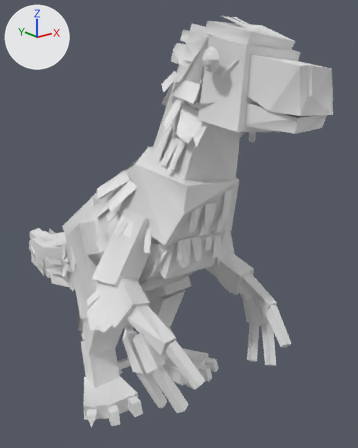
An edit to the FBX model assets/blender/theri.fbx, drawn before and after from the same camera.
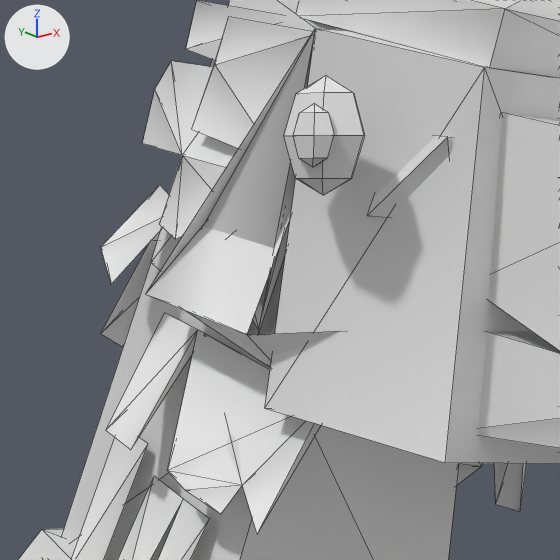
Each version appears first whole from a 50 mm camera at (-0.0527, -0.0806, 0.0363) aimed at (0.0106, -0.0015, 0.0047), and next in a close-up on the part from 39% to 73% of the width and 7% to 34% of the height. Lighting does not change. The marker at upper left points along +X, +Y and +Z. The first two pictures are the older version. The close-ups show mesh edges as thin lines. Where no turn or scale is listed for an object, it has been applied to the vertices.

Before the edit, the objects in view are built like this:
```python
me_theri_body_009 = bpy.data.meshes.new('theri_Body.009')
me_theri_body_009.from_pydata(...)  # 664 vertices, 772 faces; spans x -0.0161..0.0165, y -0.0392..0.0215, z -0.0182..0.0438
me_theri_dark_009 = bpy.data.meshes.new('theri_Dark.009')
me_theri_dark_009.from_pydata(...)  # a UV sphere (6 segments, 4 rings, poles along z) spanning x 0.00581..0.00659, y -0.02951..-0.02771, z 0.03653..0.03833; a UV sphere (6 segments, 4 rings, poles along z) spanning x -0.00649..-0.00571, y -0.02951..-0.02771, z 0.03653..0.03833
me_theri_eyes_009 = bpy.data.meshes.new('theri_Eyes.009')
me_theri_eyes_009.from_pydata(...)  # a UV sphere (6 segments, 4 rings, poles along z) spanning x 0.00454..0.00627, y -0.02991..-0.02651, z 0.03573..0.03913; a UV sphere (6 segments, 4 rings, poles along z) spanning x -0.00616..-0.00443, y -0.02991..-0.02651, z 0.03573..0.03913
ob_theri_body = bpy.data.objects.new('theri_Body', me_theri_body_009)
ob_theri_body.location = (0.0, 0.0, 0.0)
ob_theri_dark = bpy.data.objects.new('theri_Dark', me_theri_dark_009)
ob_theri_dark.location = (0.0, 0.0, 0.0)
ob_theri_eyes = bpy.data.objects.new('theri_Eyes', me_theri_eyes_009)
ob_theri_eyes.location = (0.0, 0.0, 0.0)
```
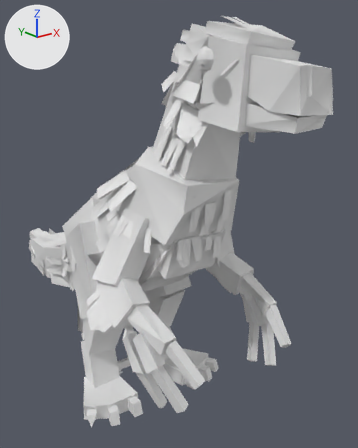
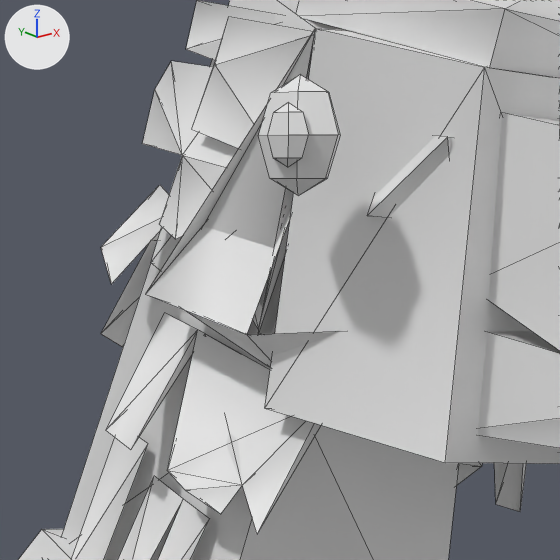
Boxes (x1, y1, x2, y2) around the edits, measured in the close-ups (560 x 560 px):
'theri_Eyes', reshaped
    before: (284, 75, 365, 195)
    after: (258, 75, 340, 196)
'theri_Dark', reshaped
    before: (293, 103, 334, 167)
    after: (268, 102, 308, 167)

What the commit changed:
me_theri_eyes_009 is used by ob_theri_eyes; location (0.0, 0.0, 0.0).
me_theri_eyes_009 had 40 vertices, 48 faces and spanned x -0.00616..0.00627, y -0.02991..-0.02651, z 0.03573..0.03913.
me_theri_eyes_009 now has 40 vertices, 48 faces and spans x -0.00716..0.00577, y -0.02991..-0.02651, z 0.03573..0.03913.
me_theri_eyes_009 part 2: the loose piece of 20 vertices spanning x -0.00616..-0.00443, y -0.02991..-0.02651, z 0.03573..0.03913 is moved by (-0.001, 0.0, 0.0).
Other edits to the shape of me_theri_eyes_009 do not show in these pictures.
me_theri_dark_009 is used by ob_theri_dark; location (0.0, 0.0, 0.0).
me_theri_dark_009 had 40 vertices, 48 faces and spanned x -0.00649..0.00659, y -0.02951..-0.02771, z 0.03653..0.03833.
me_theri_dark_009 now has 40 vertices, 48 faces and spans x -0.00749..0.00609, y -0.02951..-0.02771, z 0.03653..0.03833.
me_theri_dark_009 part 1: the loose piece of 20 vertices spanning x -0.00649..-0.00571, y -0.02951..-0.02771, z 0.03653..0.03833 is moved by (-0.001, 0.0, 0.0).
Other edits to the shape of me_theri_dark_009 do not show in these pictures.
